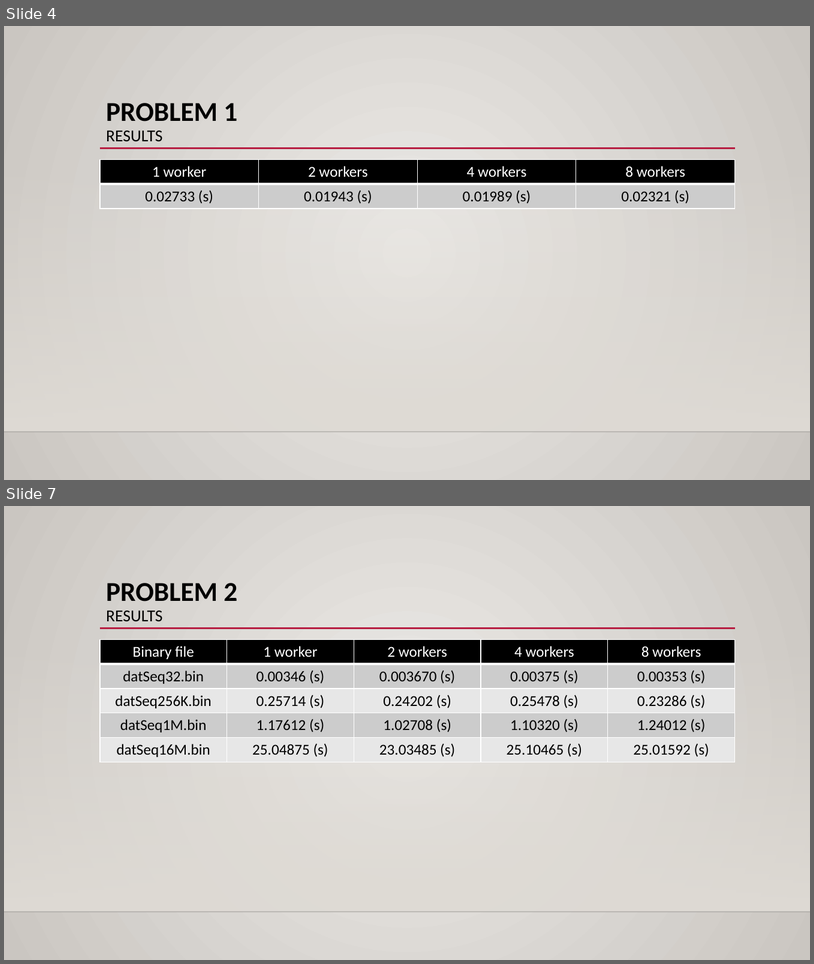
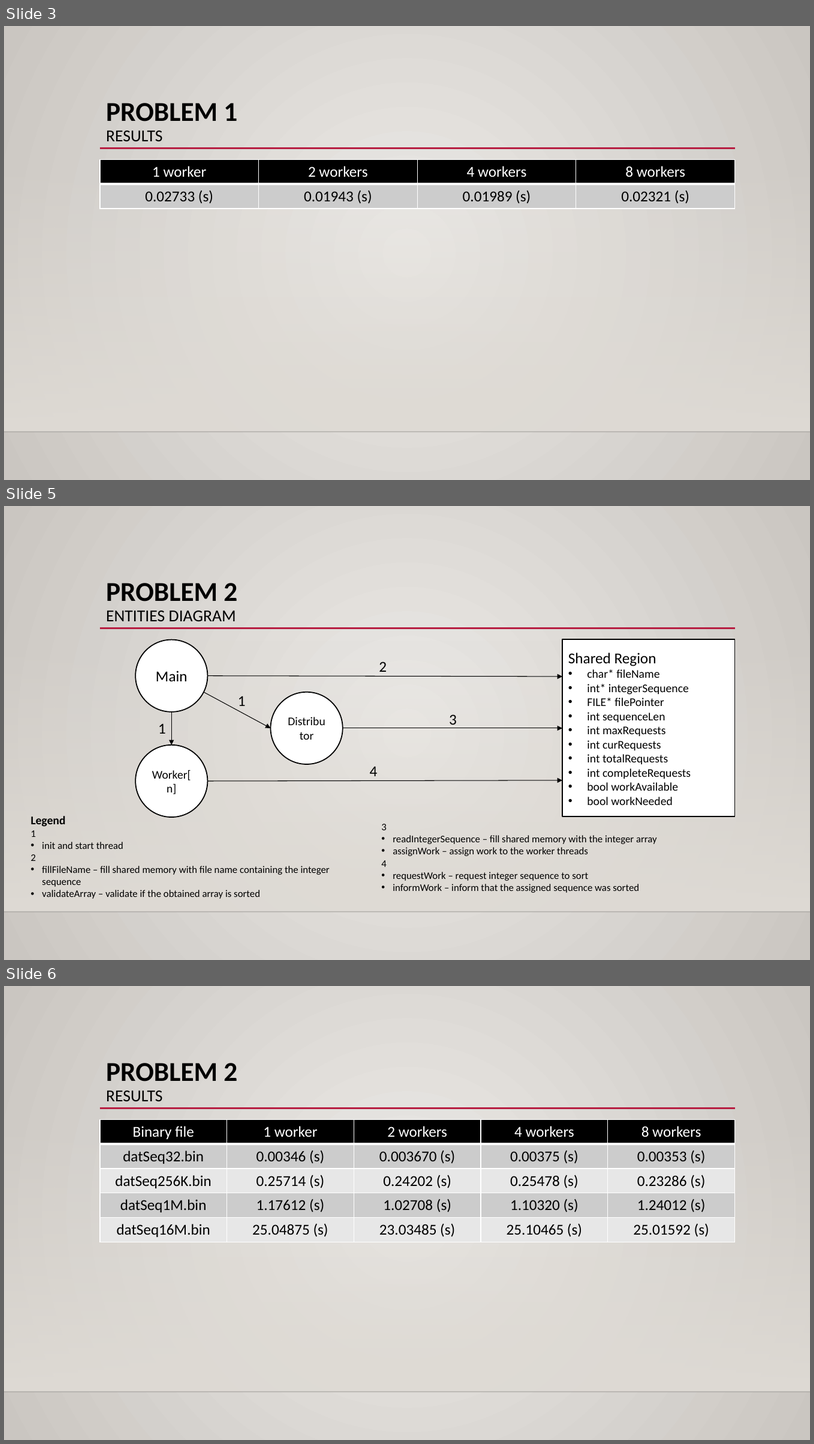
Before and after one commit to xL1fer/CLE_2022_2023, a slide deck: CLE1_T3G5/present.pptx. Shown one above the other, each under a label of ours: slides 4 and 7 before the commit, slides 3, 5 and 6 after it; the slides between them are not shown. The pictures are 814x964 and 814x1444 pixels, drawn with LibreOffice and Linux fonts; fonts in the diff are those of the drawing; background and template pictures are left out. Boxes give left, top, right and bottom in pixels: in the first picture for what was removed or moved away, otherwise in the second. Text is boxed around its words. In the diff, an @@ line names an element or a change of style, - is before the commit and + after.

Commit message:
added entities diagrams to presentation

```diff
--- a/CLE1_T3G5/present.pptx
+++ b/CLE1_T3G5/present.pptx
@@ slide 5 added at (4,506,810,960), background gradient #ECEAE7 to #CAC7C1; not listed: 3 template elements that a slide beside it also shows @@
@@ title added at (106,583,237,621), 19.8 pt, text #000000 @@
+PROBLEM 2
+ENTITIES DIAGRAM
@@ ellipse added at (135,640,207,712), fill #FFFFFF, outline #000000 1.25 pt, 18 pt, text #000000 @@
+Main
@@ rectangle added at (563,639,735,816), fill #FFFFFF, outline #000000 1.25 pt, 14 pt, text #000000 @@
+Shared Region
+• char* fileName
+• int* integerSequence
+• FILE* filePointer
+• int sequenceLen
+• int maxRequests
+• int curRequests
+• int totalRequests
+• int completeRequests
+• bool workAvailable
+• bool workNeeded
@@ text added at (379,661,387,672), 18 pt, text #000000 @@
+2
@@ arrow added from (208, 675) to (563, 676), #000000 0.75 pt @@
@@ arrow added from (204, 692) to (271, 728), #000000 0.75 pt @@
@@ text added at (238,696,246,706), 18 pt, text #000000 @@
+1
@@ ellipse added at (271,692,343,764), fill #FFFFFF, outline #000000 1.25 pt, 14 pt, text #000000 @@
+Distributor
@@ arrow added from (171, 712) to (171, 745), #000000 0.75 pt @@
@@ text added at (449,714,457,728), 18 pt, text #000000 @@
+3
@@ text added at (158,723,166,733), 18 pt, text #000000 @@
+1
@@ arrow added from (343, 728) to (563, 728), #000000 0.75 pt @@
@@ ellipse added at (135,745,207,817), fill #FFFFFF, outline #000000 1.25 pt, 14 pt, text #000000 @@
+Worker[n]
@@ text added at (370,766,378,776), 18 pt, text #000000 @@
+4
@@ arrow added from (208, 781) to (563, 780), #000000 0.75 pt @@
@@ text added at (31,816,330,898), 12 pt, text #000000 @@
+Legend
+1
+• init and start thread
+2
+• fillFileName – fill shared memory with file name containing the integer sequence
+• validateArray – validate if the obtained array is sorted
@@ text added at (381,823,657,892), 12 pt, text #000000 @@
+3
+• readIntegerSequence – fill shared memory with the integer array
+• assignWork – assign work to the worker threads
+4
+• requestWork – request integer sequence to sort
+• informWork – inform that the assigned sequence was sorted
@@ what was slide 4 is now slide 3 @@
@@ what was slide 7 is now slide 6 @@
```
Also in this commit, not shown: 3 slides changed, 1 slide removed.
